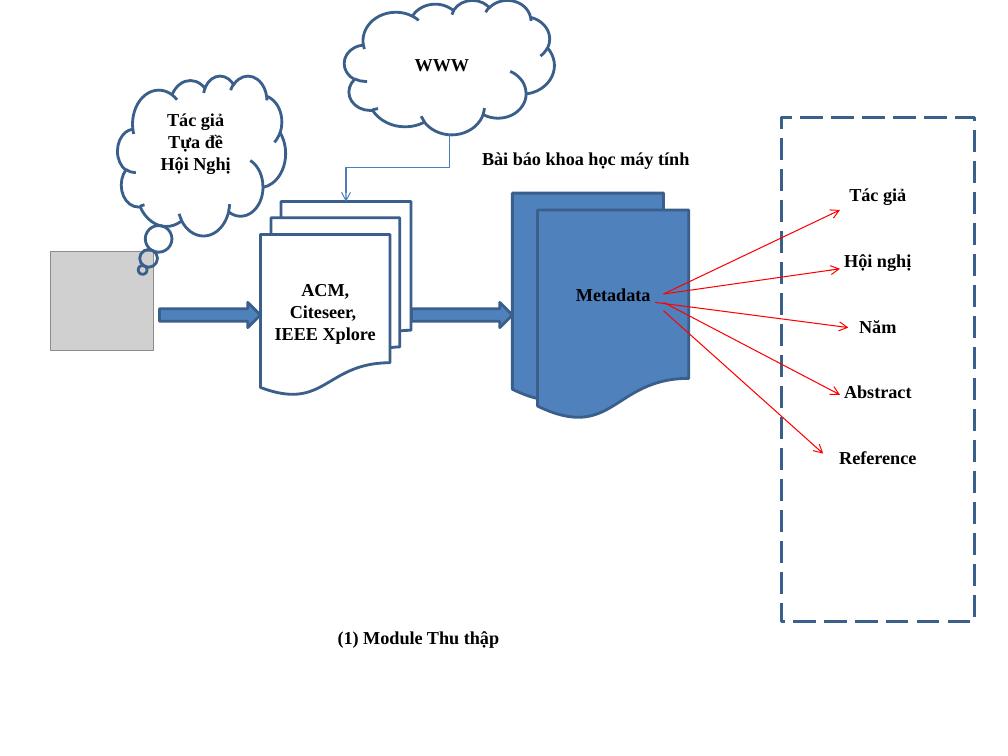
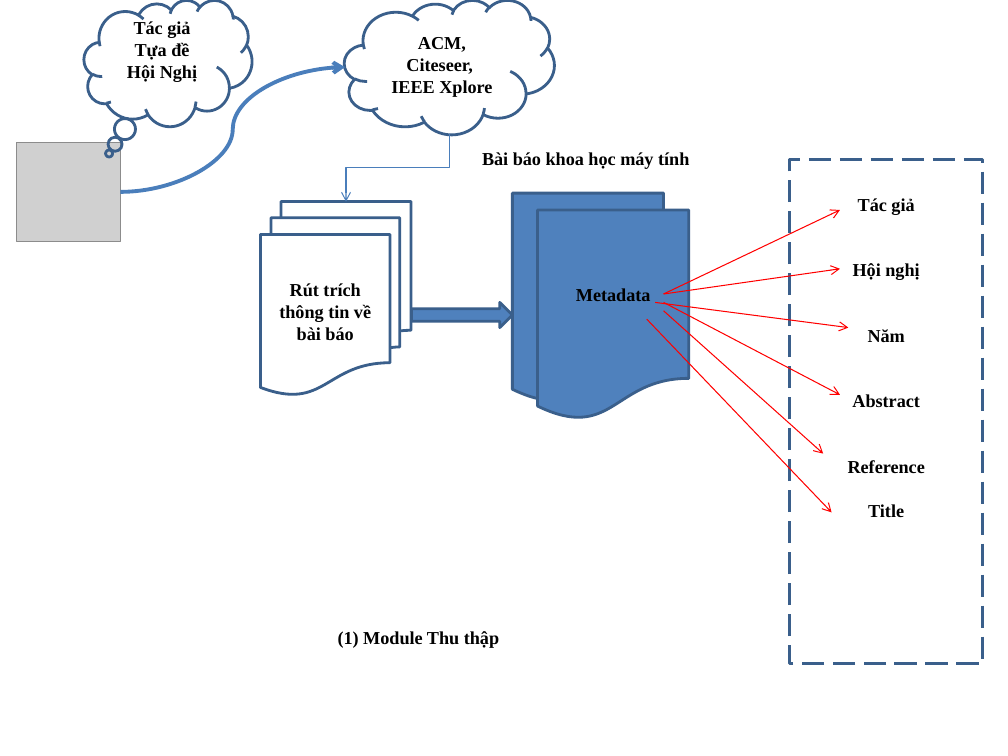
Before and after one commit to tiendv/detaitotnghiep, a slide deck: slide 2 of Outline thesis/De cuong/Kientrucdetai_26_8.pptx. Drawn at 1008x756 pixels with LibreOffice and Linux fonts; fonts in the diff are those of the drawing; grey boxes stand for pictures. Boxes give left, top, right and bottom in pixels: in the first picture for what was removed or moved away, otherwise in the second. Text is boxed around its words. In the diff, an @@ line names an element or a change of style, - is before the commit and + after.

```diff
--- a/Outline thesis/De cuong/Kientrucdetai_26_8.pptx
+++ b/Outline thesis/De cuong/Kientrucdetai_26_8.pptx
@@ thought cloud "Tác giả": place and size @@
-thought cloud "Tác giả" at box(118, 76, 286, 236)
+thought cloud "Tác giả" at box(84, 0, 252, 126)
@@ text in cloud at box(391, 37, 492, 97): text changed @@
-WWW
+ACM, Citeseer, IEEE Xplore
@@ curved arrow added from (120, 192) to (345, 68), #4B7EBC 2.75 pt @@
@@ picture: place and size @@
-picture at box(50, 252, 154, 351)
+picture at box(17, 143, 121, 242)
@@ rectangle "Tác giả": place and size @@
-rectangle "Tác giả" at box(781, 118, 975, 622)
+rectangle "Tác giả" at box(789, 159, 983, 663)
@@ text in flow chart multidocument at box(279, 283, 371, 340): text changed @@
-ACM, Citeseer, IEEE Xplore
+Rút trích thông tin về bài báo
@@ right arrow removed at box(159, 302, 260, 328) @@
@@ arrow added from (647, 320) to (832, 512), #FF0000 0.75 pt @@
@@ text in rectangle at box(868, 504, 904, 517): paragraph added @@
+Title
```
Also in this commit, not shown: 2 other slides changed.
